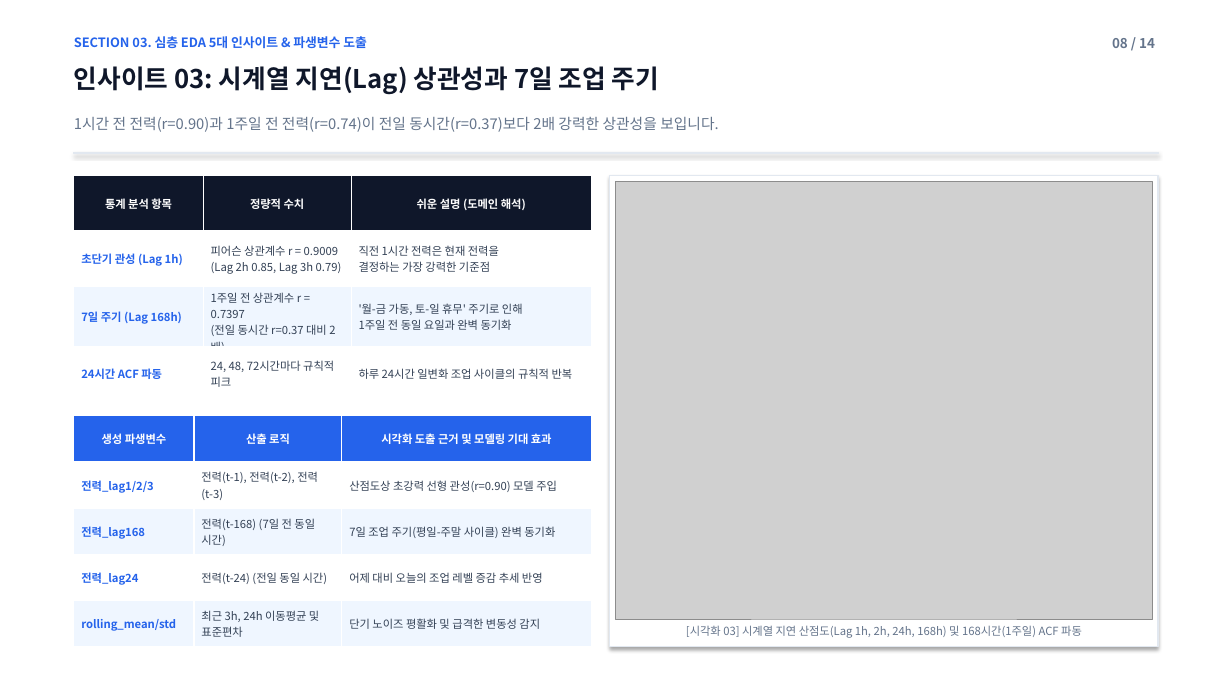
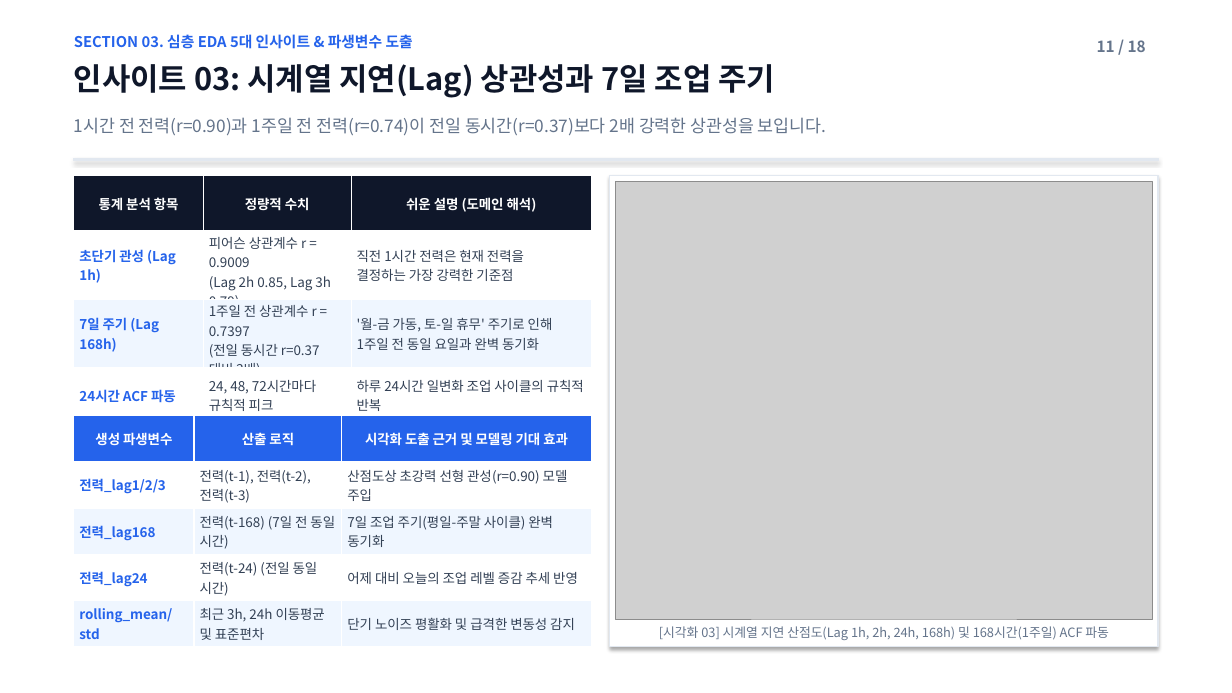
Before and after one commit to jgi0117/KAMP-Competition, a slide deck: slide 11 of reports/EDA_전처리_및_피처엔지니어링_보고.pptx (slide 8 before the commit). Drawn at 1232x693 pixels with LibreOffice and Linux fonts; fonts in the diff are those of the drawing; grey boxes stand for pictures. Boxes give left, top, right and bottom in pixels: in the first picture for what was removed or moved away, otherwise in the second. Text is boxed around its words. In the diff, an @@ line names an element or a change of style, - is before the commit and + after.

Commit message:
style(docs): scale up font sizes for high presentation readability and add section divider slides

```diff
--- a/reports/EDA_전처리_및_피처엔지니어링_보고.pptx
+++ b/reports/EDA_전처리_및_피처엔지니어링_보고.pptx
@@ text "SECTION 03. 심층 EDA 5대 ..." at [74, 34, 413, 49]: size 10 to 11.5 pt @@
@@ text at [1097, 40, 1146, 52]: text changed; size 10.5 to 12 pt @@
-08 / 14
+11 / 18
@@ text "인사이트 03: 시계열 지연(Lag) 상관성과 ..." at [74, 64, 775, 98]: size 20 to 24 pt @@
@@ text "1시간 전 전력(r=0.90)과 1주일 전 ..." at [74, 117, 826, 135]: size 11.5 to 13.5 pt @@
@@ table at [74, 176, 592, 450] @@
@@ size 8.8 to 10.5 pt @@
@@ rectangle: place and size @@
-rectangle at [74, 152, 1158, 153]
+rectangle at [74, 159, 1158, 160]
@@ table at [74, 416, 592, 647] @@
@@ size 8.8 to 10.5 pt @@
@@ text "[시각화 03] 시계열 지연 산점도(Lag ..." at [659, 626, 1109, 640]: size 8.8 to 10 pt @@
```
Also in this commit, not shown: 13 other slides changed, 4 slides added, 2 other files.
